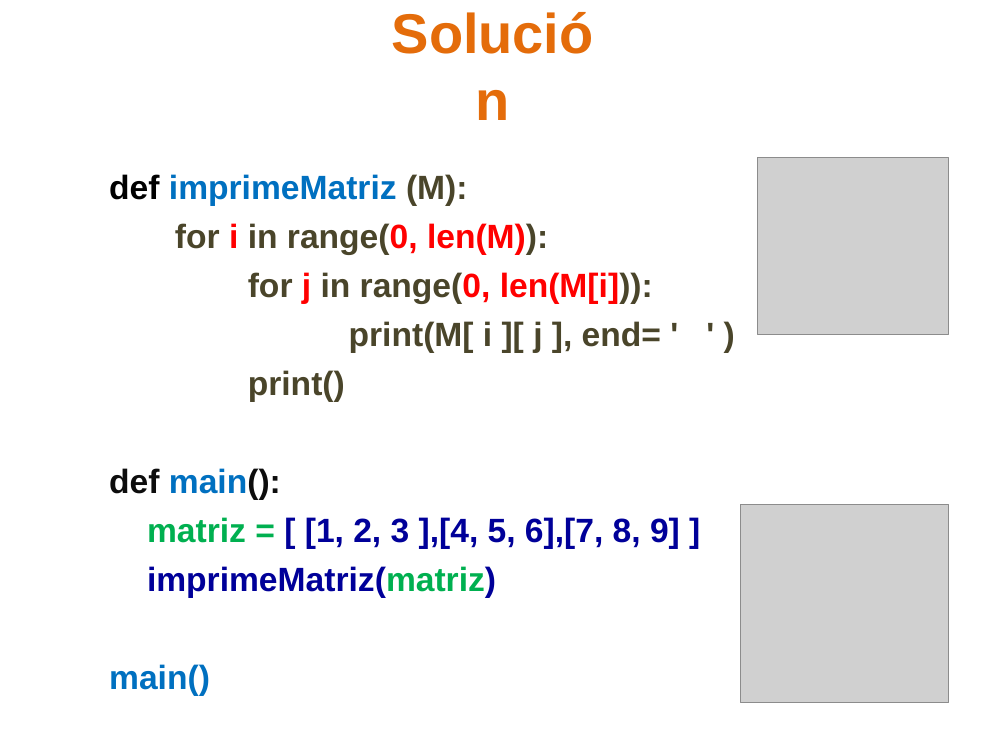
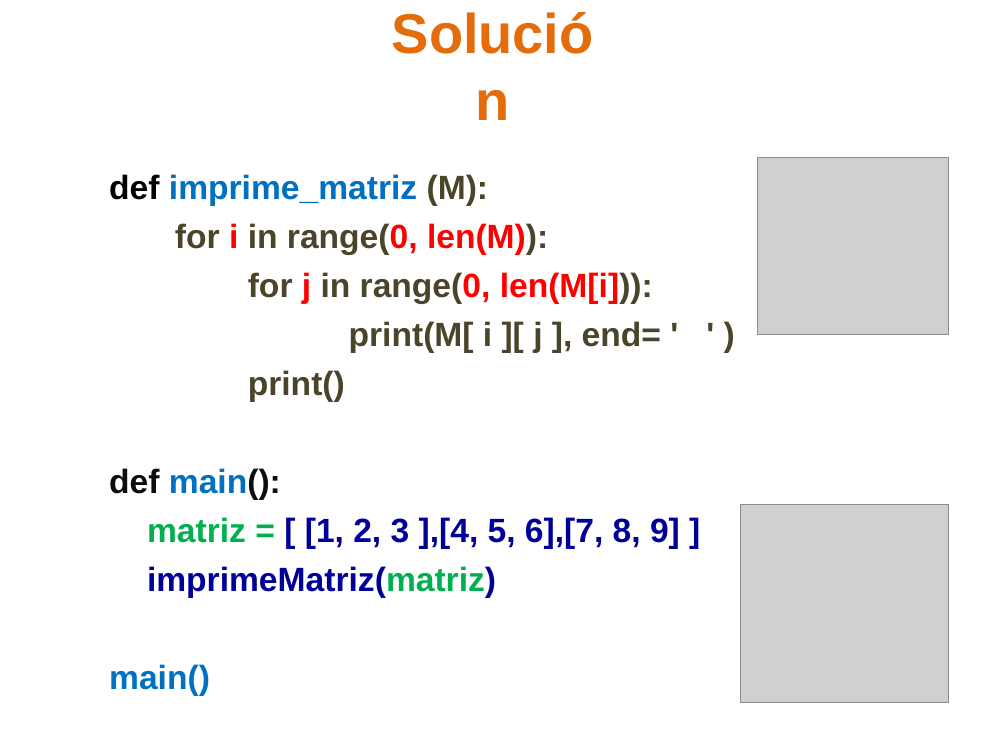
Before and after one commit to lizetheP/PensamientoC, a slide deck: slide 21 of CalendarioAgo20L/presentaciones/10_Matrices.pptx (slide 20 before the commit). Drawn at 1008x756 pixels with LibreOffice and Linux fonts; fonts in the diff are those of the drawing; grey boxes stand for pictures. Boxes give left, top, right and bottom in pixels: in the first picture for what was removed or moved away, otherwise in the second. Text is boxed around its words. In the diff, an @@ line names an element or a change of style, - is before the commit and + after.

```diff
--- a/CalendarioAgo20L/presentaciones/10_Matrices.pptx
+++ b/CalendarioAgo20L/presentaciones/10_Matrices.pptx
@@ text at (109,174,489,206): text changed @@
-def imprimeMatriz (M):
+def imprime_matriz (M):
```
Also in this commit, not shown: 5 other slides changed, 2 slides added, 2 slides removed, 7 other files.
